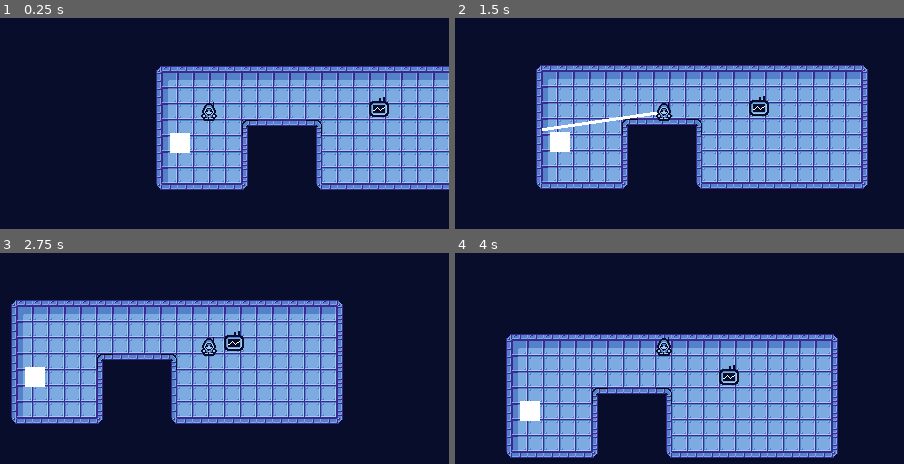
Above: before the commit, frames 1-4 (two rows, left to right).
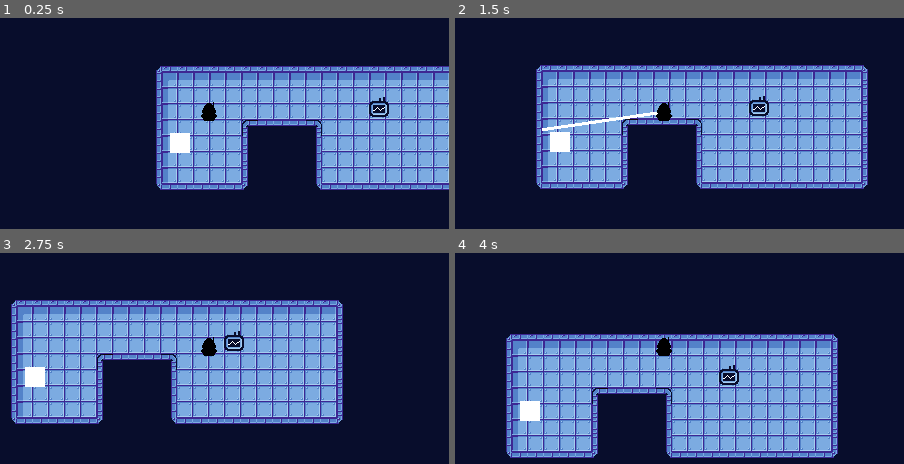
Above: after the commit, the same moments.

Repository: tygutowski/devlup-justpickone
Game: Godot game, scene res://Scenes/Game.tscn
Two runs of this game, one before a commit and one after it. Both use one fixed random seed, a clock stepped at 60 frames per second and the inputs below.
Inputs (mouse positions are in pixels of both pictures, inside the frame that each line leads up to):
- Up to frame 1 (0.25 s): no input
- Up to frame 2 (1.5 s): tap Enter at 0.5 s; move the mouse to (769, 98) at 0.52 s; hold D (right) 0.53-1.28 s; click (769, 98) at 0.6 s; move the mouse to (567, 125) at 1.27 s; hold S (down) from 1.28 s (still down); click (567, 125) at 1.35 s
- Up to frame 3 (2.75 s): tap Space at 2 s; move the mouse to (255, 286) at 2.02 s; release S (down) at 2.03 s; hold D (right) from 2.03 s (still down); click (255, 286) at 2.1 s
- Up to frame 4 (4 s): move the mouse to (639, 400) at 2.77 s; release D (right) at 2.78 s; hold W (up) 2.78-3.53 s; click (639, 400) at 2.85 s; tap Enter at 3.5 s; move the mouse to (809, 388) at 3.52 s; hold A (left) from 3.53 s (still down); click (809, 388) at 3.6 s

The runs differ from the first frame. In frame 1, 0.2% of the frame differs, in the area x 44-49%, y 39-49%; in frame 2, 0.2%; in frame 3, 0.2%; in frame 4, 0.2%.
Error in both runs: Invalid call. Nonexistent function 'set_target_location' in base 'NavigationAgent2D'. (res://Scripts/enemy.gd:51)

Commit message:
Added invincibility frames to player when getting hit

Diff:
--- a/Scenes/Player.tscn
+++ b/Scenes/Player.tscn
@@ -170,6 +170,43 @@
 
 [sub_resource type="Animation" id="Animation_figv3"]
 resource_name = "hurt"
+length = 0.5
+tracks/0/type = "value"
+tracks/0/imported = false
+tracks/0/enabled = true
+tracks/0/path = NodePath("FX/HurtFX:playing")
+tracks/0/interp = 1
+tracks/0/loop_wrap = true
+tracks/0/keys = {
+"times": PackedFloat32Array(0),
+"transitions": PackedFloat32Array(1),
+"update": 1,
+"values": [true]
+}
+tracks/1/type = "value"
+tracks/1/imported = false
+tracks/1/enabled = true
+tracks/1/path = NodePath("Hurtbox/CollisionShape2d:disabled")
+tracks/1/interp = 1
+tracks/1/loop_wrap = true
+tracks/1/keys = {
+"times": PackedFloat32Array(0, 0.5),
+"transitions": PackedFloat32Array(1, 1),
+"update": 1,
+"values": [true, false]
+}
+tracks/2/type = "value"
+tracks/2/imported = false
+tracks/2/enabled = true
+tracks/2/path = NodePath("Sprite2d:self_modulate")
+tracks/2/interp = 1
+tracks/2/loop_wrap = true
+tracks/2/keys = {
+"times": PackedFloat32Array(0, 0.1, 0.2, 0.3, 0.4, 0.5),
+"transitions": PackedFloat32Array(1, 1, 1, 1, 1, 1),
+"update": 0,
+"values": [Color(0.996078, 0, 0, 1), Color(1, 1, 1, 1), Color(0.996078, 0, 0, 1), Color(1, 1, 1, 1), Color(0.996078, 0, 0, 1), Color(1, 1, 1, 1)]
+}
 
 [sub_resource type="AnimationLibrary" id="AnimationLibrary_wpr77"]
 _data = {
@@ -316,6 +353,7 @@
 [node name="CollisionShape2d" type="CollisionShape2D" parent="Hurtbox"]
 self_modulate = Color(0.8, 0.764706, 0, 1)
 shape = SubResource("RectangleShape2D_weh2j")
+disabled = true
 
 [node name="RepulsionArea" type="Area2D" parent="."]
 visible = false
